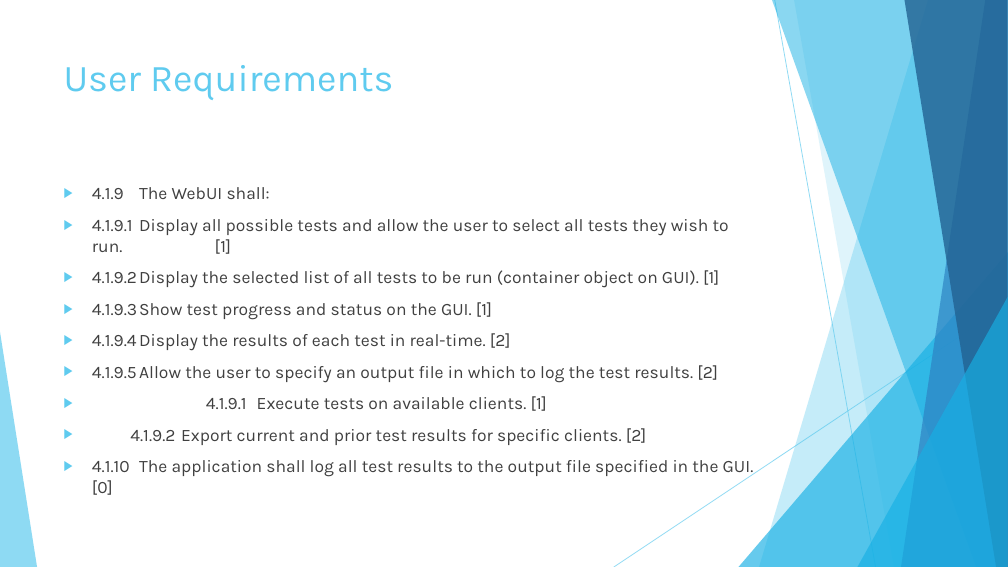
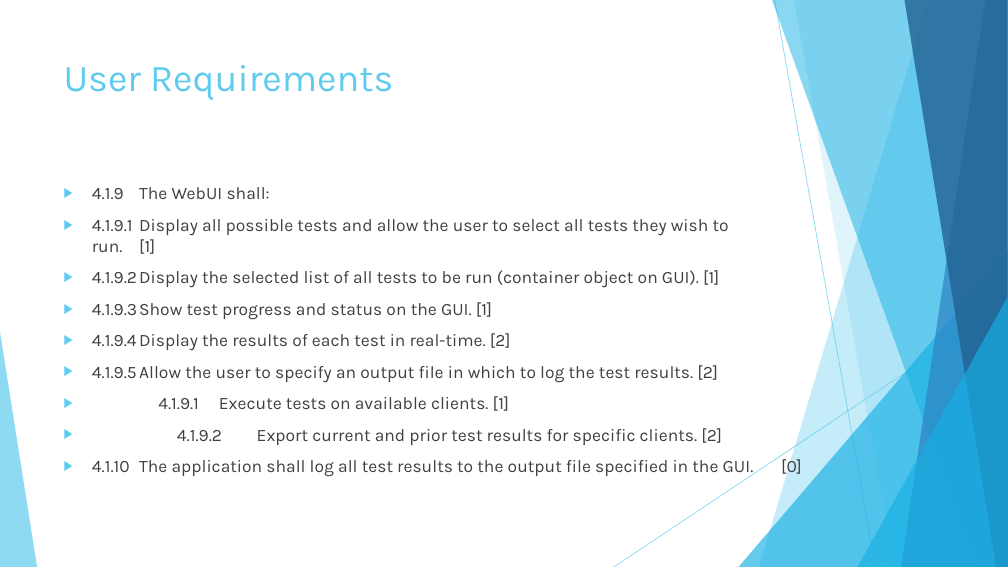
Before and after one commit to KodeFu/cse682, a slide deck: slide 26 of Test Framework Midterm Presentation 001.pptx (slide 25 before the commit). Drawn at 1008x567 pixels with LibreOffice and Linux fonts; fonts in the diff are those of the drawing. Boxes give left, top, right and bottom in pixels: in the first picture for what was removed or moved away, otherwise in the second. Text is boxed around its words. In the diff, an @@ line names an element or a change of style, - is before the commit and + after.

Commit message:
Powerpoint and requirements doc updates

```diff
--- a/Test Framework Midterm Presentation 001.pptx
+++ b/Test Framework Midterm Presentation 001.pptx
@@ text "4.1.9 The WebUI shall:" rewrapped from (92,187,754,495) to (92,187,802,478) @@
```
Also in this commit, not shown: 11 other slides changed, 1 slide added, 1 other file.
